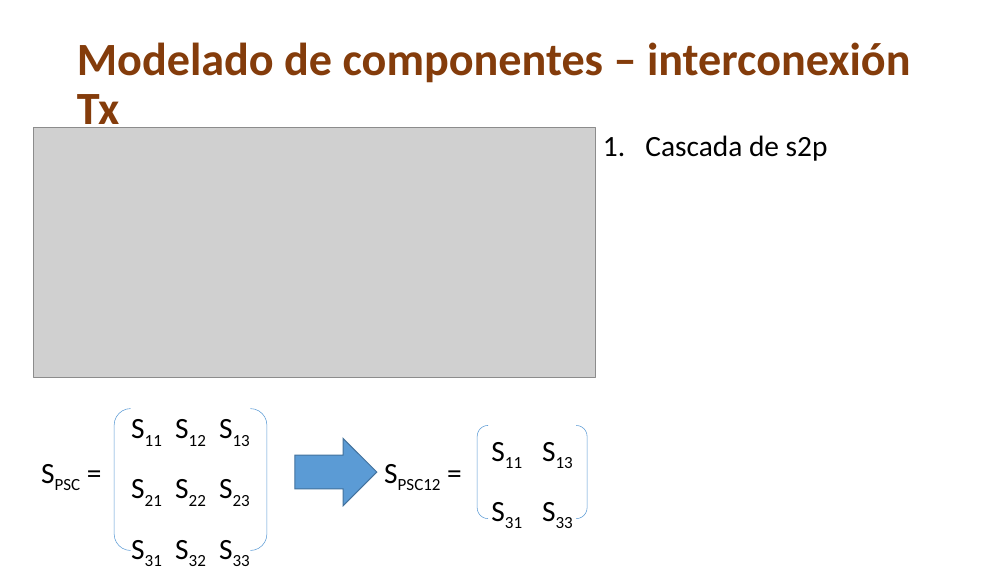
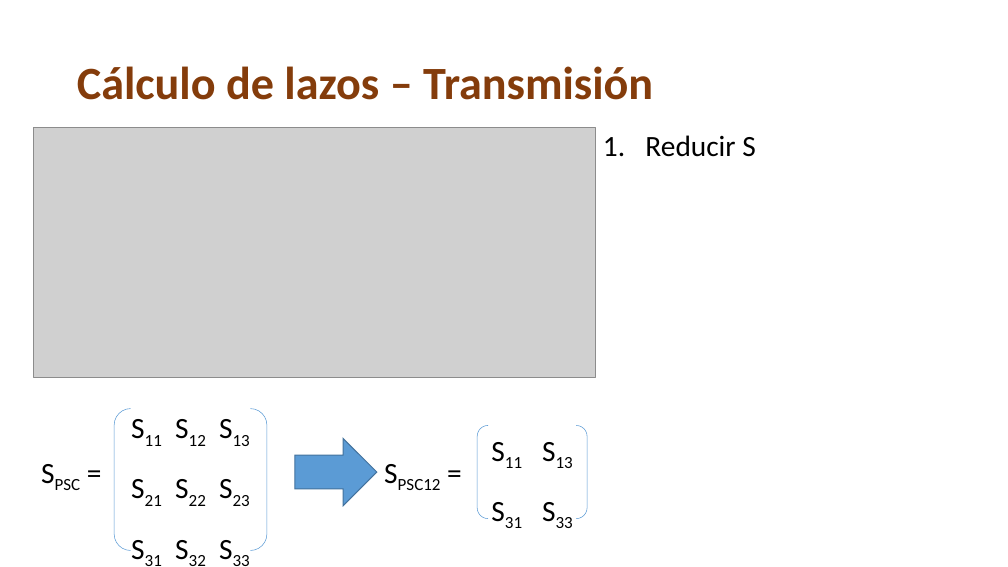
Before and after one commit to franciscoSoler/Polarimetric-Antenna-Calibrator, a slide deck: slide 17 of written/presentation/tesisInformatica.pptm. Drawn at 1008x567 pixels with LibreOffice and Linux fonts; fonts in the diff are those of the drawing; grey boxes stand for pictures. Boxes give left, top, right and bottom in pixels: in the first picture for what was removed or moved away, otherwise in the second. Text is boxed around its words. In the diff, an @@ line names an element or a change of style, - is before the commit and + after.

```diff
--- a/written/presentation/tesisInformatica.pptm
+++ b/written/presentation/tesisInformatica.pptm
@@ title at bbox=[77, 66, 653, 100]: text changed @@
-Modelado de componentes – interconexión Tx
+Cálculo de lazos – Transmisión
@@ text at bbox=[645, 135, 755, 157]: text changed @@
-1. Cascada de s2p
+1. Reducir S
```
Also in this commit, not shown: 18 other slides changed, 2 slides added, 1 slide removed, 5 other files.
